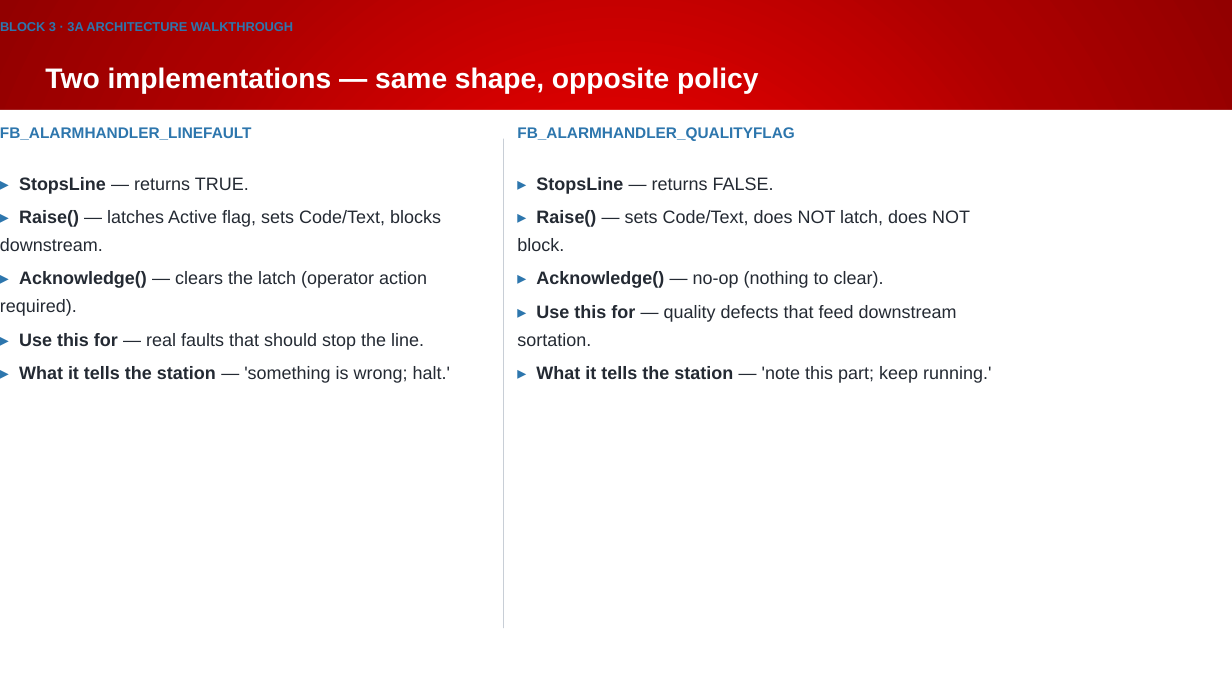
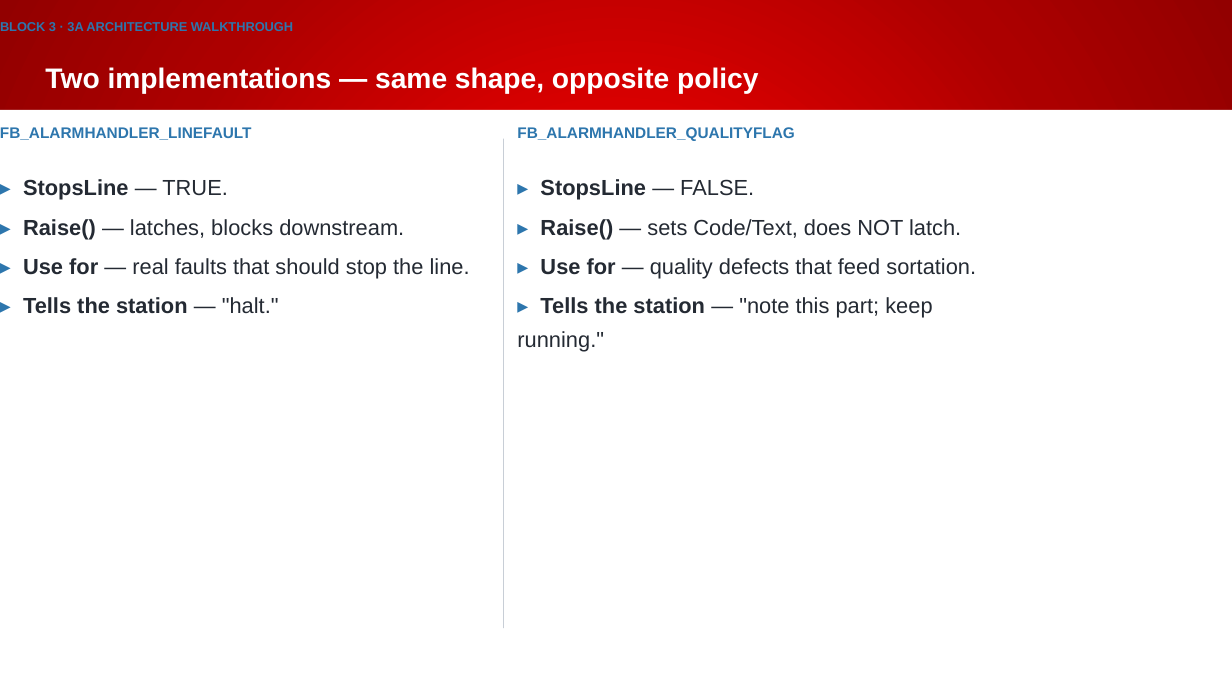
Before and after one commit to Beckhoff-USA-Community/Procedural_To_SOLID, a slide deck: slide 43 of presentation/NEM2026_workshop.pptx. Drawn at 1232x693 pixels with LibreOffice and Linux fonts; fonts in the diff are those of the drawing; background and template pictures are left out. Boxes give left, top, right and bottom in pixels: in the first picture for what was removed or moved away, otherwise in the second. Text is boxed around its words. In the diff, an @@ line names an element or a change of style, - is before the commit and + after.

```diff
--- a/presentation/NEM2026_workshop.pptx
+++ b/presentation/NEM2026_workshop.pptx
@@ text at bbox=[23, 179, 470, 314]: text changed; size 14 to 17 pt @@
-▸ StopsLine — returns TRUE.
-▸ Raise() — latches Active flag, sets Code/Text, blocks downstream.
-▸ Acknowledge() — clears the latch (operator action required).
-▸ Use this for — real faults that should stop the line.
-▸ What it tells the station — 'something is wrong; halt.'
+▸ StopsLine — TRUE.
+▸ Raise() — latches, blocks downstream.
+▸ Use for — real faults that should stop the line.
+▸ Tells the station — "halt."
@@ text at bbox=[517, 179, 976, 352]: text changed; size 14 to 17 pt @@
-▸ StopsLine — returns FALSE.
-▸ Raise() — sets Code/Text, does NOT latch, does NOT block.
-▸ Acknowledge() — no-op (nothing to clear).
-▸ Use this for — quality defects that feed downstream sortation.
-▸ What it tells the station — 'note this part; keep running.'
+▸ StopsLine — FALSE.
+▸ Raise() — sets Code/Text, does NOT latch.
+▸ Use for — quality defects that feed sortation.
+▸ Tells the station — "note this part; keep running."
```
Also in this commit, not shown: 64 other slides changed, 1 other file.
